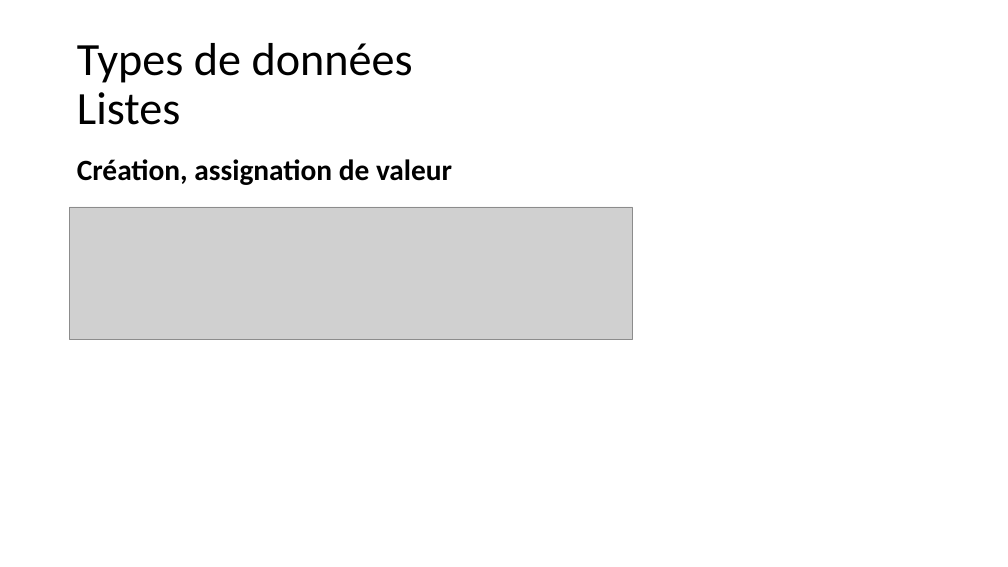
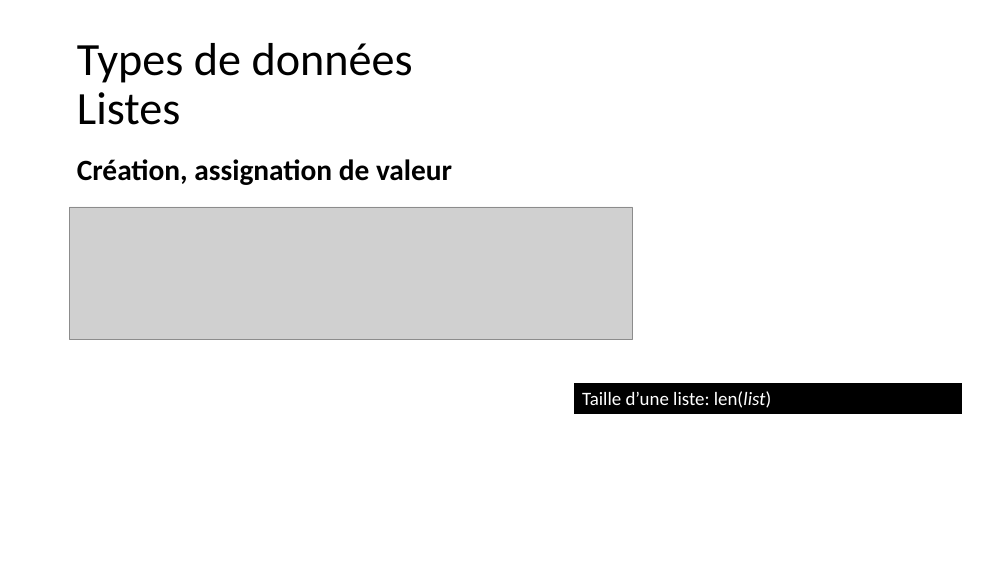
Before and after one commit to aubinthomas/Course, a slide deck: slide 18 of python_debutant/Formation Python débutant.pptx (slide 15 before the commit). Drawn at 1008x567 pixels with LibreOffice and Linux fonts; fonts in the diff are those of the drawing; grey boxes stand for pictures. Boxes give left, top, right and bottom in pixels: in the first picture for what was removed or moved away, otherwise in the second. Text is boxed around its words. In the diff, an @@ line names an element or a change of style, - is before the commit and + after.

```diff
--- a/python_debutant/Formation Python débutant.pptx
+++ b/python_debutant/Formation Python débutant.pptx
@@ rectangle added at <box>575,383,962,414</box>, fill #000000, outline #000000 1 pt, 18 pt, text #FFFFFF @@
+Taille d’une liste: len(list)
```
Also in this commit, not shown: 5 other slides changed, 3 slides added.
